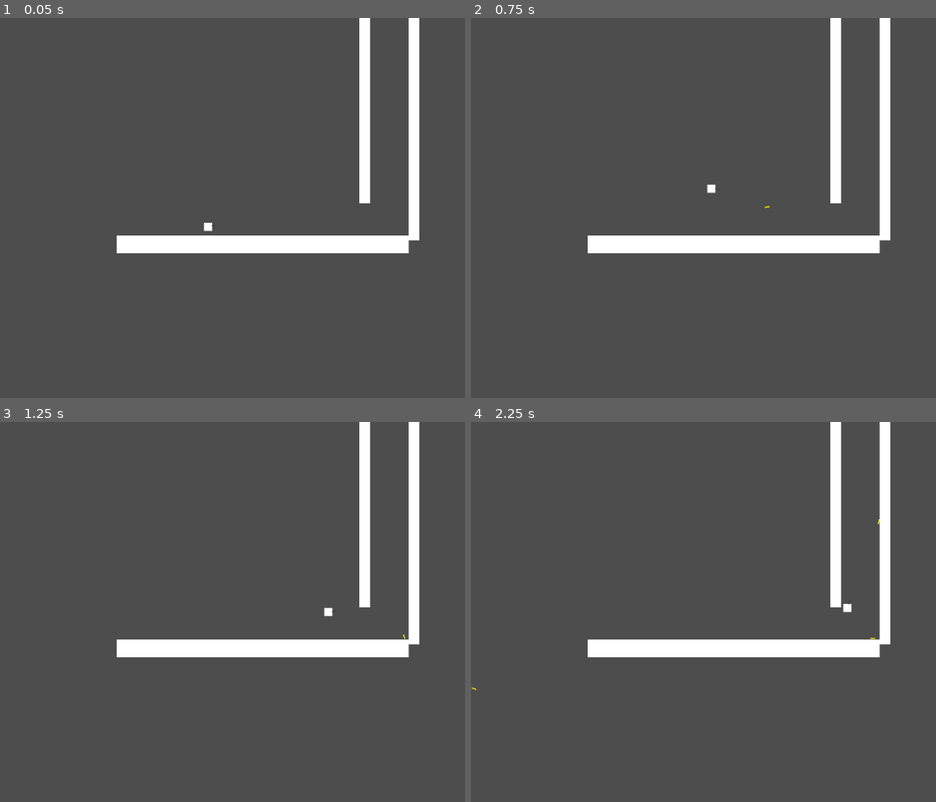
Above: before the commit, frames 1-4 (two rows, left to right).
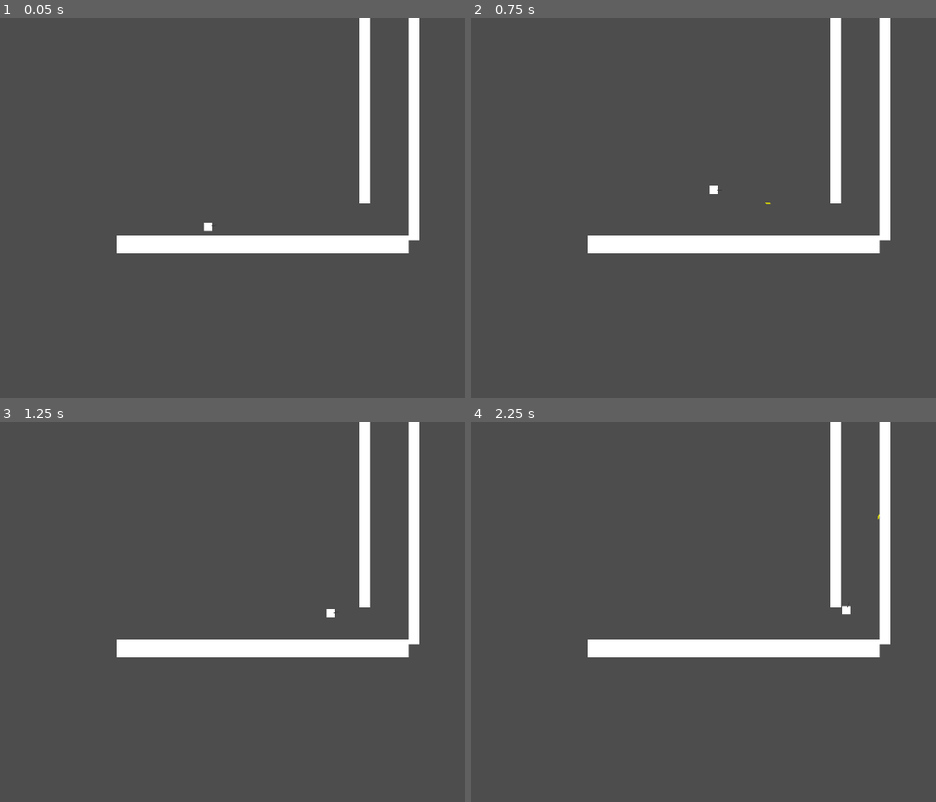
Above: after the commit, the same moments.

Repository: EliasJHL/EpitechJAM_2
Game: Godot game, scene res://main_scene.tscn
Same seed, same stepped clock (60 frames per second), same inputs: the game is played once before the commit and once after it.
Inputs (mouse positions are in pixels of both pictures, inside the frame that each line leads up to):
- Up to frame 1 (0.05 s): no input
- Up to frame 2 (0.75 s): tap Enter (ui_accept) at 0.5 s; move the mouse to (outside the picture) at 0.52 s; hold Right (ui_right) from 0.53 s (still down); click (outside the picture) at 0.6 s
- Up to frame 3 (1.25 s): keep holding Right (ui_right); tap Enter (ui_accept) at 0.77 s
- Up to frame 4 (2.25 s): move the mouse to (675, 631) at 1.27 s; click (675, 631) at 1.35 s; tap Enter (ui_accept) at 1.52 s; move the mouse to (875, 528) at 2.02 s; release Right (ui_right) at 2.03 s; hold Left (ui_left) from 2.03 s (still down); click (875, 528) at 2.1 s

Frame 1 is identical in both runs. In frame 2, less than 0.1% of the frame differs, in the area x 50-65%, y 43-51%; in frame 3, less than 0.1%; in frame 4, less than 0.1%, in the area x 0-88%, y 24-71%.

Commit message:
[ADD][FIX] bullet mass fixed && collision of bullets added

Diff:
--- /dev/null
+++ b/bullet.gd
@@ -0,0 +1,20 @@
+extends RigidBody2D
+
+
+# Called when the node enters the scene tree for the first time.
+func _ready():
+	pass # Replace with function body.
+
+
+# Called every frame. 'delta' is the elapsed time since the previous frame.
+func _process(delta):
+	pass
+
+
+func _on_body_entered(body):
+	pass
+
+
+func _on_area_2d_body_entered(body):
+	if body.is_in_group("Portail_OK"):
+		queue_free()
--- a/bullet.tscn
+++ b/bullet.tscn
@@ -1,5 +1,6 @@
-[gd_scene load_steps=4 format=3 uid="uid://ougl4333lixe"]
+[gd_scene load_steps=5 format=3 uid="uid://ougl4333lixe"]
 
+[ext_resource type="Script" path="res://bullet.gd" id="1_5lsbw"]
 [ext_resource type="Texture2D" uid="uid://ustehomhknec" path="res://blank.jpg" id="1_pen15"]
 
 [sub_resource type="RectangleShape2D" id="RectangleShape2D_fwil1"]
@@ -9,6 +10,9 @@
 size = Vector2(10, 4)
 
 [node name="RigidBody2D" type="RigidBody2D"]
+mass = 0.01
+gravity_scale = 0.0
+script = ExtResource("1_5lsbw")
 
 [node name="Sprite2D" type="Sprite2D" parent="."]
 modulate = Color(0.894118, 0.882353, 0, 1)
@@ -23,3 +27,6 @@
 
 [node name="CollisionShape2D" type="CollisionShape2D" parent="Area2D"]
 shape = SubResource("RectangleShape2D_gyl35")
+
+[connection signal="body_entered" from="." to="." method="_on_body_entered"]
+[connection signal="body_entered" from="Area2D" to="." method="_on_area_2d_body_entered"]
--- a/main_scene.tscn
+++ b/main_scene.tscn
@@ -4,6 +4,7 @@
 [ext_resource type="Script" path="res://CharacterBody2D.gd" id="2_roqg8"]
 
 [sub_resource type="RectangleShape2D" id="RectangleShape2D_q5cjt"]
+size = Vector2(16, 16)
 
 [sub_resource type="PhysicsMaterial" id="PhysicsMaterial_7r4rq"]
 
@@ -18,7 +19,7 @@
 
 [node name="MainScene" type="Node2D"]
 
-[node name="player" type="CharacterBody2D" parent="."]
+[node name="player" type="CharacterBody2D" parent="." groups=["Player_Body"]]
 position = Vector2(355, 354)
 script = ExtResource("2_roqg8")
 
@@ -39,9 +40,9 @@
 texture = ExtResource("1_7p8sb")
 
 [node name="Shoot_Point" type="Marker2D" parent="player/Weapon_rotation/Weapon"]
-position = Vector2(222.609, 0)
+position = Vector2(333.913, 0)
 
-[node name="StaticBody2D" type="StaticBody2D" parent="."]
+[node name="StaticBody2D" type="StaticBody2D" parent="." groups=["Portail_OK"]]
 position = Vector2(448, 386)
 physics_material_override = SubResource("PhysicsMaterial_7r4rq")
 
@@ -52,7 +53,7 @@
 scale = Vector2(1.0375, 0.0625)
 texture = ExtResource("1_7p8sb")
 
-[node name="StaticBody2D2" type="StaticBody2D" parent="."]
+[node name="StaticBody2D2" type="StaticBody2D" parent="." groups=["Portail_OK"]]
 position = Vector2(706, 187)
 
 [node name="CollisionShape2D" type="CollisionShape2D" parent="StaticBody2D2"]
@@ -64,7 +65,7 @@
 scale = Vector2(0.0375, 0.810417)
 texture = ExtResource("1_7p8sb")
 
-[node name="StaticBody2D3" type="StaticBody2D" parent="."]
+[node name="StaticBody2D3" type="StaticBody2D" parent="." groups=["Portail_OK"]]
 position = Vector2(622, 121)
 
 [node name="CollisionShape2D" type="CollisionShape2D" parent="StaticBody2D3"]
